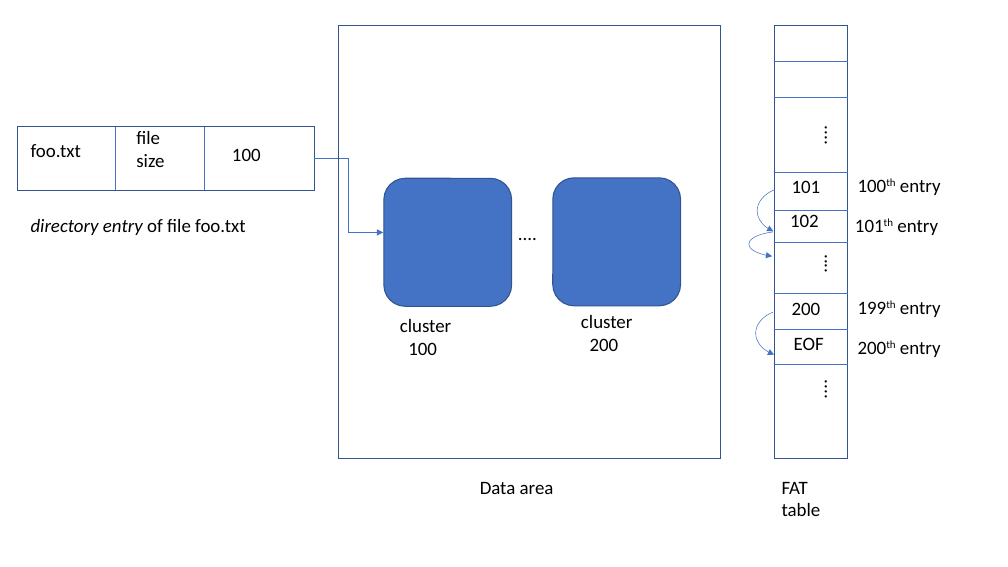
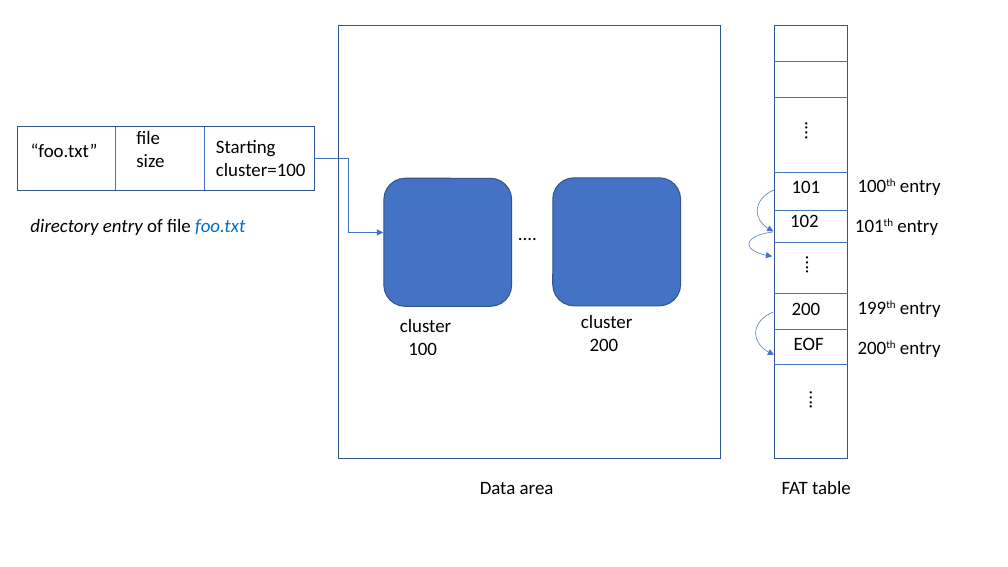
Before and after one commit to sankardasroy/Digital-Forensics-Research, a slide deck: slide 1 of dfr_metadata/paper/fig/fat1.pptx. Drawn at 1008x567 pixels with LibreOffice and Linux fonts; fonts in the diff are those of the drawing. Boxes give left, top, right and bottom in pixels: in the first picture for what was removed or moved away, otherwise in the second. Text is boxed around its words. In the diff, an @@ line names an element or a change of style, - is before the commit and + after.

```diff
--- a/dfr_metadata/paper/fig/fat1.pptx
+++ b/dfr_metadata/paper/fig/fat1.pptx
@@ text "...." rewrapped from box(805, 118, 847, 167) to box(798, 114, 828, 163) @@
@@ text at box(31, 143, 98, 157): text changed @@
-foo.txt
+“foo.txt”
@@ text at box(216, 140, 306, 176): text changed @@
-100
+Starting
+cluster=100
@@ text "directory entry of file foo.txt" at box(30, 219, 245, 235): text colour #000000 to #0070C0, italic on in "foo.txt" @@
@@ text "....": place and size @@
-text "...." at box(805, 247, 847, 296)
+text "...." at box(786, 248, 828, 298)
@@ text "....": place and size @@
-text "...." at box(805, 372, 847, 422)
+text "...." at box(790, 383, 832, 432)
@@ text at box(782, 481, 851, 494): text changed @@
-FAT
-table
+FAT table
```
Also in this commit, not shown: 7 other files.
